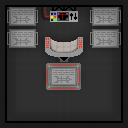
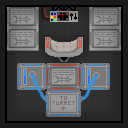
The second 128px x 128px image is a revision of the first. Changes to its layers:
added layer "powercables" above "capacitors" over (x1=30, y1=72, x2=100, y2=111)
added layer "capacitors" above "doodads_on2.png" over (x1=17, y1=63, x2=110, y2=116)
painted on "holders" over (x1=7, y1=7, x2=121, y2=117)
painted on "doodads_off.png" over (x1=45, y1=37, x2=83, y2=62)
